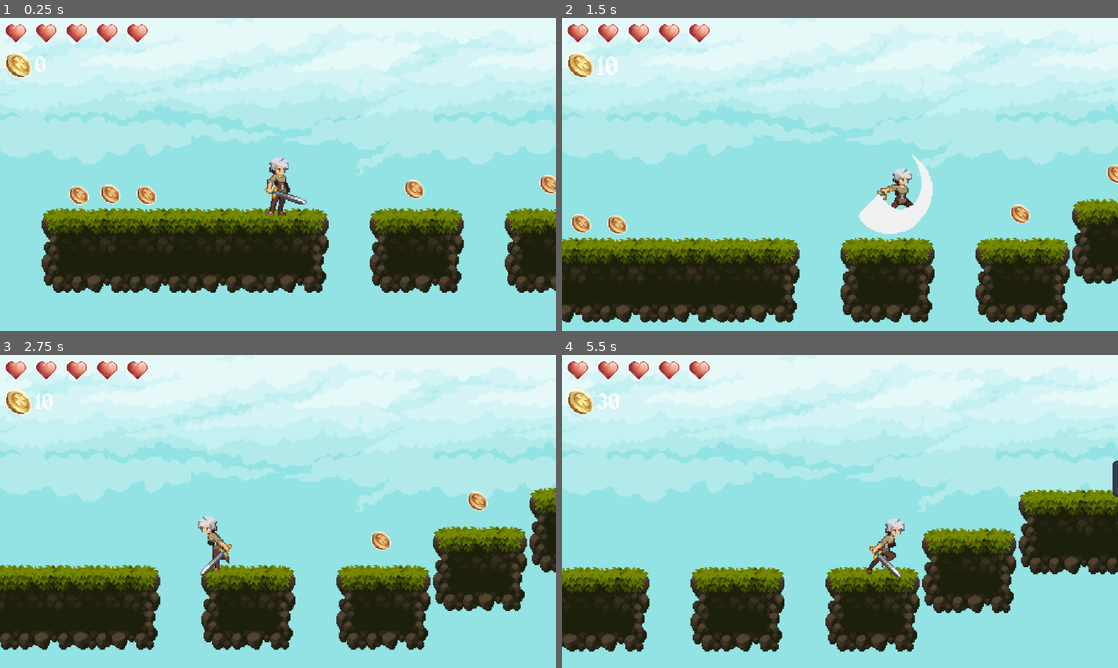
Above: before the commit, frames 1-4 (two rows, left to right).
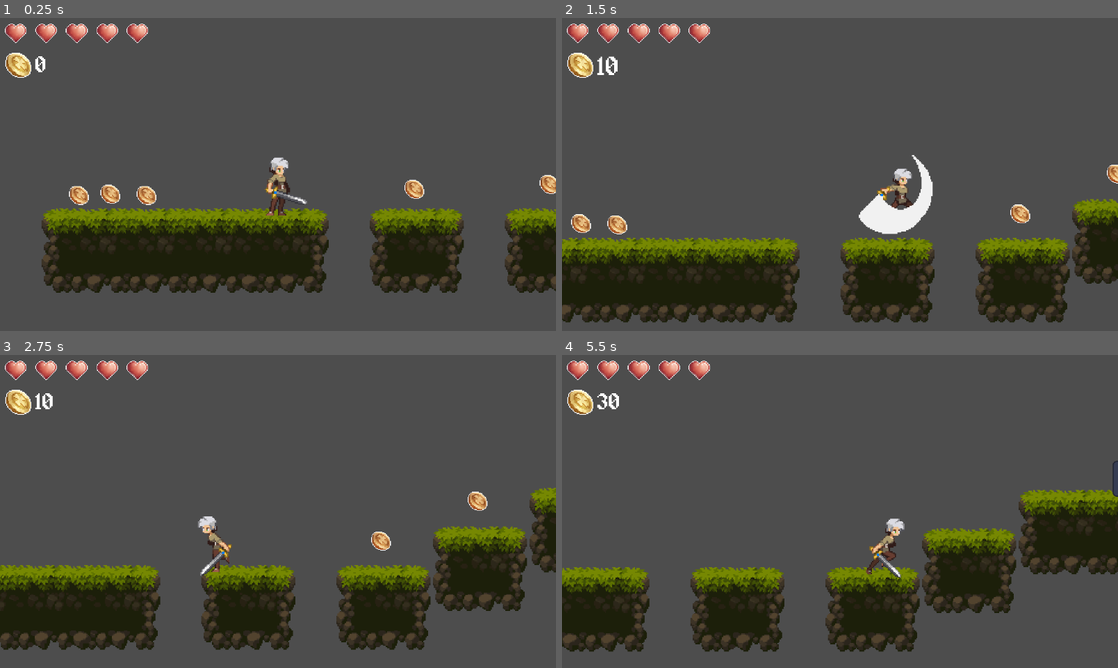
Above: after the commit, the same moments.

Repository: jpsalim21/GodotINOVA
Game: Godot game, scene res://Cenas/Cena.tscn
Same seed, same stepped clock (60 frames per second), same inputs: the game is played once before the commit and once after it. The engine's default icon, where the game draws it, is replaced by a stand-in: a white triangle on a blue panel in a dark square. Sound files missing from this copy of the repository are replaced by a short silence.
Inputs:
- Up to frame 1 (0.25 s): no input
- Up to frame 2 (1.5 s): hold Right (ui_right) from 0.53 s (still down); tap J (Atacar) at 0.6, 1.35 s; tap Space (ui_select) at 0.77 s
- Up to frame 3 (2.75 s): tap Space (ui_select) at 1.52 s; release Right (ui_right) at 2.03 s; hold Left (ui_left) from 2.03 s (still down); tap J (Atacar) at 2.1 s
- Up to frame 4 (5.5 s): release Left (ui_left) at 2.78 s; hold Right (ui_right) 2.78-4.28 s; tap J (Atacar) every 0.75 s from 2.85 to 5.1 s; tap Space (ui_select) at 3.02, 3.77, 4.52 s; hold Left (ui_left) 4.28-5.03 s; hold Right (ui_right) from 5.03 s (still down)

The runs differ from the first frame. In frame 1, 78% of the frame differs, in the area x 0-100%, y 0-100%; in frame 2, 76%; in frame 3, 78%; in frame 4, 78%.

Commit message:
Adiciona asset de som no readme

Diff:
--- a/Cenas/Cena.tscn
+++ b/Cenas/Cena.tscn
@@ -3,7 +3,7 @@
 [ext_resource type="PackedScene" uid="uid://ca4a01y4ppqp4" path="res://Prefabs/UI.tscn" id="1_n0mgs"]
 [ext_resource type="Texture2D" uid="uid://b76gxup34m5yy" path="res://Sprites/Tiles.png" id="1_xj1ym"]
 [ext_resource type="PackedScene" uid="uid://12yhscyk5v85" path="res://Prefabs/moeda.tscn" id="2_taxlc"]
-[ext_resource type="Texture2D" uid="uid://dy8gglsx36i5s" path="res://Sprites/Background.png" id="5_r3u66"]
+[ext_resource type="Texture2D" uid="uid://dy8gglsx36i5s" path="res://Sprites/Background/Background.png" id="5_r3u66"]
 [ext_resource type="PackedScene" uid="uid://dcoru4ru24o04" path="res://Prefabs/player.tscn" id="6_mlxbd"]
 [ext_resource type="PackedScene" uid="uid://dwuga80ho5npi" path="res://Prefabs/inimigo.tscn" id="7_e5y33"]
 [ext_resource type="Script" path="res://Scripts/GameController.gd" id="15_n36ye"]
@@ -1435,6 +1435,7 @@
 
 [node name="Fundo" type="CanvasLayer" parent="."]
 layer = -1
+visible = false
 
 [node name="TextureRect" type="TextureRect" parent="Fundo"]
 anchors_preset = 15
Renamed: Sprites/Background.png -> Sprites/Background/Background.png
Not shown, changed: Sprites/Background/Background.png.import
Not shown, changed: README.md
